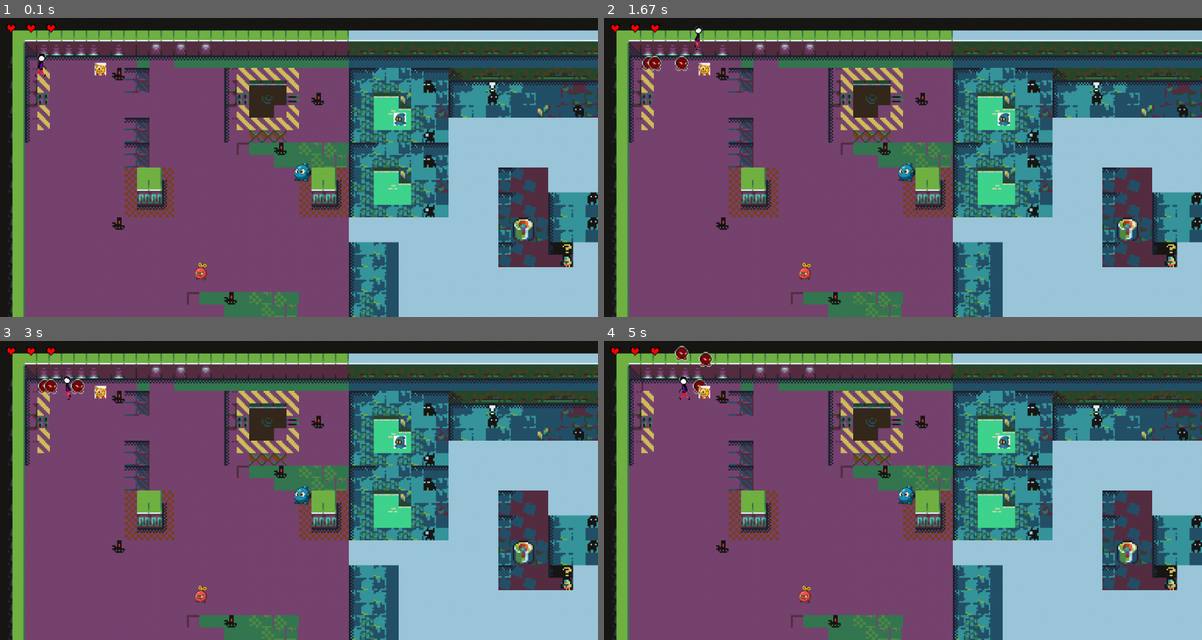
Above: before the commit, frames 1-4 (two rows, left to right).
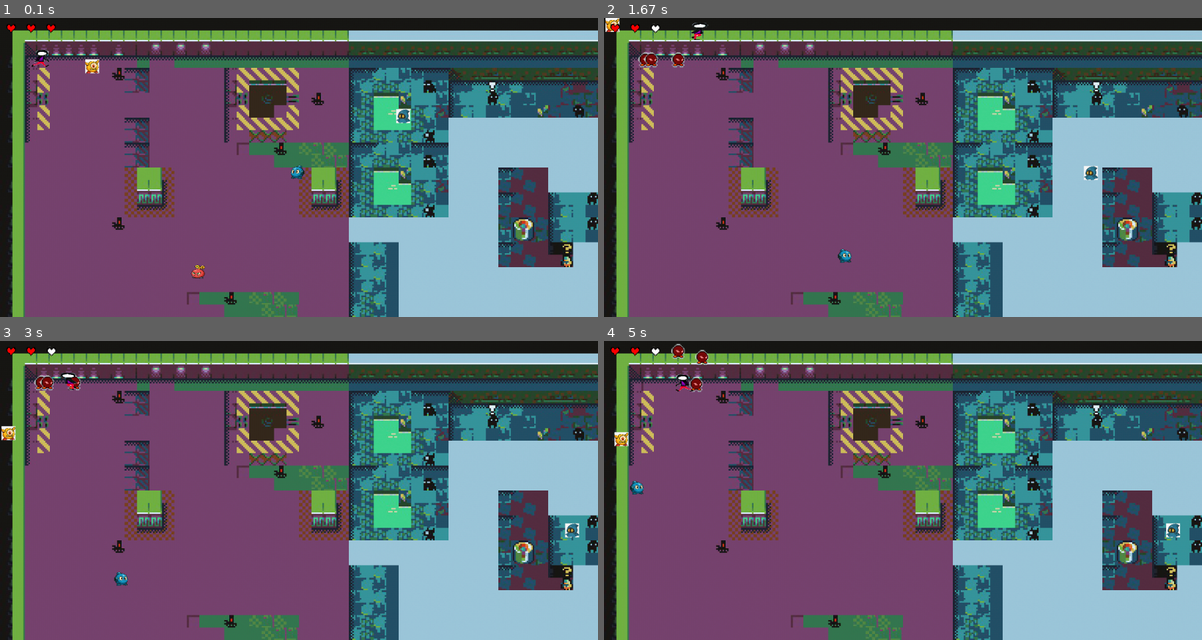
Above: after the commit, the same moments.

Repository: Jeefry465/Proyecto_pygame
Game: pygame game, started from Proyecto Final/juego.py
Same seed, same stepped clock (60 frames per second), same inputs: the game is played once before the commit and once after it.
Inputs:
- Up to frame 1 (0.1 s): no input
- Up to frame 2 (1.67 s): tap Space at 0.33, 0.73, 1.03, 1.23, 1.57 s; hold D 0.67-1.13 s; hold W 1.17-1.47 s; hold D from 1.5 s (still down)
- Up to frame 3 (3 s): tap Space at 1.87, 2.07, 2.37, 2.63, 2.97 s; release D at 1.97 s; hold A 2-2.53 s; hold S 2.57-2.87 s; hold A from 2.9 s (still down)
- Up to frame 4 (5 s): tap Space at 3.27, 3.4, 3.8, 4.1, 4.47, 4.87 s; release A at 3.3 s; hold W 3.33-3.7 s; hold D 3.73-4.37 s; hold S 4.4-4.77 s; hold A from 4.8 s (still down)

The runs differ from the first frame. In frame 1, 0.7% of the frame differs, in the area x 5-69%, y 10-88%; in frame 2, 1.1%; in frame 3, 1.1%; in frame 4, 1.2%, in the area x 1-97%, y 0-88%.

Commit message:
Game over

Diff:
--- a/Proyecto Final/bomberman.py
+++ b/Proyecto Final/bomberman.py
@@ -8,7 +8,7 @@
     def __init__(self, x, y, animacion_jugador,energia, tipo):
         self.energia = energia
         self.vivo = True
-        self.player = pygame.Rect(0, 0, 20, 20)
+        self.player = pygame.Rect(x, y, ANCHO_PERSONAJE, ALTO_PERSONAJE) # Crea un rectángulo que representa al jugador con su posición inicial y tamaño
         self.player.center = (x,y)
         self.animacion_jugador = animacion_jugador
         #inicializa el frame del jugador en 1
@@ -35,10 +35,10 @@
         self.player.y = self.player.y + eje_y
 
         # Calcula la posición de la pantalla en función de la posición del jugador
-        if self.tipo == 'jugador':
-            self.player.x = max(0, min(self.player.x, COLUMNAS * TAMANO_CUADRICULA - self.player.width)) # Limita la posición x del jugador para que no salga de los límites del mapa
-            self.player.y = max(0, min(self.player.y, FILAS * TAMANO_CUADRICULA - self.player.height)) # Limita la posición y del jugador para que no salga de los límites del mapa
-        return posicion_pantalla # Devuelve la posición de la pantalla, que en este caso es (0, 0) ya que no se está desplazando la pantalla
+
+        self.player.x = max(0, min(self.player.x, COLUMNAS * TAMANO_CUADRICULA - self.player.width)) # Limita la posición x del jugador para que no salga de los límites del mapa
+        self.player.y = max(0, min(self.player.y, FILAS * TAMANO_CUADRICULA - self.player.height)) # Limita la posición y del jugador para que no salga de los límites del mapa
+
 
     # Actualiza la imagen del jugador
     def actualizar(self):
@@ -57,6 +57,30 @@
         if self.frame >= len(self.animacion_jugador):
             self.frame = 0
 
+
+    def mover_automatico(self):
+        # Solo para enemigos
+        if self.tipo == 'enemigo':
+            # Movimiento aleatorio: cambia de dirección cada cierto tiempo
+            if not hasattr(self, 'contador'):
+                self.contador = 0
+                self.direccion = random.choice(['arriba', 'abajo', 'izquierda', 'derecha'])
+            self.contador += 1
+            if self.contador > 60:  # Cambia de dirección cada 60 frames
+                self.direccion = random.choice(['arriba', 'abajo', 'izquierda', 'derecha'])
+                self.contador = 0
+
+            dx, dy = 0, 0
+            if self.direccion == 'arriba':
+                dy = -VELOCIDAD_JUGADOR
+            elif self.direccion == 'abajo':
+                dy = VELOCIDAD_JUGADOR
+            elif self.direccion == 'izquierda':
+                dx = -VELOCIDAD_JUGADOR
+            elif self.direccion == 'derecha':
+                dx = VELOCIDAD_JUGADOR
+
+            self.movimiento(dx, dy)
 
 
 
--- a/Proyecto Final/constantes.py
+++ b/Proyecto Final/constantes.py
@@ -22,3 +22,7 @@
 LIMITE_PANTALLA = 15
 #TAMAÑO DE LA BOMBA
 TAMANO_BOMBA = 1.5
+
+ANCHO_PERSONAJE = 35
+ALTO_PERSONAJE = 35
+TAMANO_ENEMIGO = 28
--- a/Proyecto Final/juego.py
+++ b/Proyecto Final/juego.py
@@ -6,6 +6,14 @@
 from mundo import Mundo
 import csv
 
+def mostrar_game_over(ventana):
+    game_over_fuente = pygame.font.SysFont(None, 80)
+    game_over_texto = game_over_fuente.render("GAME OVER", True, (255, 0, 0)) # Renderiza el texto "GAME OVER" en rojo
+    ventana.fill((0, 0, 0)) # Rellena la ventana
+    ventana.blit(game_over_texto, (ventana.get_width() // 2 - game_over_texto.get_width() // 2, ventana.get_height() // 2 - game_over_texto.get_height() // 2)) # Centra el texto en la ventana
+
+    pygame.display.update() # Actualiza la pantalla para mostrar el texto
+
 #Funcion que ayuda a ajustar el tamaño de las imagenes
 def tamano_imagenes(imagen,tamano):
     ancho = imagen.get_width()
@@ -50,7 +58,7 @@
 
     for i in range(1,7):
         img = pygame.image.load(f"Proyecto Final//Recursos//Imagenes_personaje//imagen{i}.png")
-        img = tamano_imagenes(img, TAMANO)
+        img = pygame.transform.scale(img, (ANCHO_PERSONAJE, ALTO_PERSONAJE)) # Ajusta el tamaño de la imagen al tamaño del personaje
 
         animacion_jugador.append(img)
 
@@ -72,7 +80,7 @@
             try: # Intenta cargar la imagen
                 imagen_enemigo = pygame.image.load(ruta_imagen).convert_alpha() # Convierte la imagen para que sea compatible con Pygame
                 # Ajusta el tamaño de la imagen al tamaño del enemigo
-                imagen_enemigo = tamano_imagenes(imagen_enemigo, TAMANO_ENEMIGO)
+                imagen_enemigo = pygame.transform.scale(imagen_enemigo, (TAMANO_ENEMIGO, TAMANO_ENEMIGO)) # Ajusta el tamaño de la imagen al tamaño del enemigo
                 lista_temporal.append(imagen_enemigo)
             except Exception as e: # Si ocurre un error al cargar la imagen, imprime un mensaje de error
                 # Manejo de errores al cargar la imagen
@@ -97,7 +105,7 @@
         mundo_data.append(filas) # Añadir la fila a la matriz
 
     #Cargar el archivo que contine el nivel
-    with open("Proyecto Final//Recursos//Niveles//Mapa1.csv", newline='') as csvfile:
+    with open("Proyecto Final//Recursos//Niveles//Mapa1.1.csv", newline='') as csvfile:
         reader = csv.reader(csvfile, delimiter = ';') # Lea el archivo CSV
         for x, fila in enumerate(reader): # Recorre cada fila del archivo CSV
             if x < FILAS: # Asegúrese de que no exceda el número de filas
@@ -154,124 +162,105 @@
 
     bombas = []
 
+    game_over = False # Variable para controlar el estado del juego
+
     # Bucle principal
     while True:
-
-        # Controlar la velocidad de fotogramas
-        reloj.tick(FPS)
-
-        #Movimiento del jugador
-        eje_x = 0
-        eje_y = 0
-
-        if mover_derecha == True:
-            eje_x = VELOCIDAD_JUGADOR
-
-        if mover_izquierda == True:
-            eje_x = -VELOCIDAD_JUGADOR
-
-        if mover_arriba == True:
-            eje_y = -VELOCIDAD_JUGADOR
-
-        if mover_abajo == True:
-            eje_y = VELOCIDAD_JUGADOR
-
-
-        # Actualizar el jugador
-        jugador.actualizar()
-
-        #Desplazar el jugador en la pantalla
-        desplazamiento_x = jugador.player.x - ventana.get_width() // 2 # Calcula el desplazamiento en el eje x
-        desplazamiento_y = jugador.player.y - ventana.get_height() // 2 # Calcula el desplazamiento en el eje y
-
-        # Limitar el desplazamiento para que no se salga del mundo
-        maximo_desplazamiento_x = (COLUMNAS * TAMANO_CUADRICULA) - ventana.get_width()
-        maximo_desplazamiento_y = (FILAS * TAMANO_CUADRICULA) - ventana.get_height()
-        maximo_desplazamiento_x = max(0, maximo_desplazamiento_x)
-        maximo_desplazamiento_y = max(0, maximo_desplazamiento_y)
-        desplazamiento_x = max(0, min(desplazamiento_x, maximo_desplazamiento_x))
-        desplazamiento_y = max(0, min(desplazamiento_y, maximo_desplazamiento_y))
-
-        #Actualizar enemigo
-        for enemi in lista_enemigos:
-            enemi.actualizar()
-
-
-
-        #hacer mover al jugador
-        posicion_pantalla = jugador.movimiento(eje_x, eje_y)
-
         for evento in pygame.event.get():
             if evento.type == pygame.QUIT:
                 pygame.quit()
                 sys.exit()
-
-            #Se crea un evento el cual si apretamos una tecla va hacer un movimiento
-            if evento.type == pygame.KEYDOWN:
-
-                if evento.key == pygame.K_a:
-                    mover_izquierda = True
-
-                if evento.key == pygame.K_d:
-                    mover_derecha = True
-
-                if evento.key == pygame.K_w:
-                    mover_arriba = True
-
-                if evento.key == pygame.K_s:
-                    mover_abajo = True
-            #Se crea un evento el cual si soltamos una tecla va dejar de moverse
-            if evento.type == pygame.KEYUP:
-
-                if evento.key == pygame.K_a:
-                    mover_izquierda = False
-
-                if evento.key == pygame.K_d:
-                    mover_derecha = False
-
-                if evento.key == pygame.K_w:
-                    mover_arriba = False
-
-                if evento.key == pygame.K_s:
-                    mover_abajo = False
-
-            if evento.type == pygame.KEYDOWN:
-
-                if evento.key == pygame.K_SPACE:
-                    # Verificar si el jugador puede colocar más bombas
-                    if len(bombas) < MAX_BOMBAS:
-                        bombas.append(Bomba(jugador.player.x, jugador.player.y, imagen_bomba, imagen_explosion, imagen_bomba_final)) # Añadir una nueva bomba a la lista de bombas
-
-        # Llenar la pantalla con un color
-        ventana.fill(BLANCO)
-
-        #Dibujar lines guias del grid
-        dibujar_cuadricula()
-
-        # Dibujar el mundo
-        mundo.dibujar_mundo(ventana, desplazamiento_x, desplazamiento_y)
-        # Actualizar el mundo con el desplazamiento
-
-        nuevas_bombas = []
-        # Actualizar y dibujar bombas
-        for bomba in bombas:
-            eliminar = bomba.actualizar(lista_enemigos)
-            bomba.dibujar(ventana, desplazamiento_x, desplazamiento_y)
-            if not eliminar:
-                nuevas_bombas.append(bomba)
-        bombas = nuevas_bombas
-
-
-        # Dibujar el jugador
-        jugador.dibujar(ventana, desplazamiento_x, desplazamiento_y) # Dibuja el jugador en la ventana con el desplazamiento calculado
-
-        # Dibujar enemigo
-        for enemi in lista_enemigos:
-            enemi.dibujar(ventana, desplazamiento_x, desplazamiento_y) # Dibuja cada enemigo en la ventana con el desplazamiento calculado
-
-        # Dibujar la barra de vida del jugador
-        vida_jugador()
-
-
-        # Actualizar la pantalla
-        pygame.display.update()
+            # Eventos de teclado solo si el juego NO ha terminado
+            if not game_over:
+                if evento.type == pygame.KEYDOWN:
+                    if evento.key == pygame.K_a:
+                        mover_izquierda = True
+                    if evento.key == pygame.K_d:
+                        mover_derecha = True
+                    if evento.key == pygame.K_w:
+                        mover_arriba = True
+                    if evento.key == pygame.K_s:
+                        mover_abajo = True
+                if evento.type == pygame.KEYUP:
+                    if evento.key == pygame.K_a:
+                        mover_izquierda = False
+                    if evento.key == pygame.K_d:
+                        mover_derecha = False
+                    if evento.key == pygame.K_w:
+                        mover_arriba = False
+                    if evento.key == pygame.K_s:
+                        mover_abajo = False
+                if evento.type == pygame.KEYDOWN:
+                    if evento.key == pygame.K_SPACE:
+                        if len(bombas) < MAX_BOMBAS:
+                            bombas.append(Bomba(jugador.player.x, jugador.player.y, imagen_bomba, imagen_explosion, imagen_bomba_final))
+
+        if not game_over:
+            # Controlar la velocidad de fotogramas
+            reloj.tick(FPS)
+
+            # Movimiento del jugador
+            eje_x = 0
+            eje_y = 0
+            if mover_derecha:
+                eje_x = VELOCIDAD_JUGADOR
+            if mover_izquierda:
+                eje_x = -VELOCIDAD_JUGADOR
+            if mover_arriba:
+                eje_y = -VELOCIDAD_JUGADOR
+            if mover_abajo:
+                eje_y = VELOCIDAD_JUGADOR
+
+            jugador.actualizar()
+
+            desplazamiento_x = jugador.player.x - ventana.get_width() // 2
+            desplazamiento_y = jugador.player.y - ventana.get_height() // 2
+            maximo_desplazamiento_x = (COLUMNAS * TAMANO_CUADRICULA) - ventana.get_width()
+            maximo_desplazamiento_y = (FILAS * TAMANO_CUADRICULA) - ventana.get_height()
+            maximo_desplazamiento_x = max(0, maximo_desplazamiento_x)
+            maximo_desplazamiento_y = max(0, maximo_desplazamiento_y)
+            desplazamiento_x = max(0, min(desplazamiento_x, maximo_desplazamiento_x))
+            desplazamiento_y = max(0, min(desplazamiento_y, maximo_desplazamiento_y))
+
+            for enemi in lista_enemigos:
+                enemi.actualizar()
+
+            posicion_pantalla = jugador.movimiento(eje_x, eje_y)
+
+            # Llenar la pantalla con un color
+            ventana.fill(BLANCO)
+            dibujar_cuadricula()
+            mundo.dibujar_mundo(ventana, desplazamiento_x, desplazamiento_y)
+
+            nuevas_bombas = []
+            for bomba in bombas:
+                eliminar = bomba.actualizar(lista_enemigos)
+                bomba.dibujar(ventana, desplazamiento_x, desplazamiento_y)
+                if not eliminar:
+                    nuevas_bombas.append(bomba)
+            bombas = nuevas_bombas
+
+            jugador.dibujar(ventana, desplazamiento_x, desplazamiento_y)
+            for enemi in lista_enemigos:
+                enemi.dibujar(ventana, desplazamiento_x, desplazamiento_y)
+
+            for enemi in lista_enemigos:
+                enemi.mover_automatico()
+                enemi.actualizar()
+
+            # Comprobar colisiones entre el jugador y los enemigos
+            for enemi in lista_enemigos:
+                if jugador.player.colliderect(enemi.player):
+                    jugador.energia -= 1
+
+            # Comprobar si el jugador ha muerto
+            if jugador.energia <= 0:
+                game_over = True
+
+            vida_jugador()
+            pygame.display.update()
+
+        else:
+            mostrar_game_over(ventana)
+            # Espera a que el usuario cierre la ventana
+            # (ya se procesan eventos arriba, así que aquí solo se muestra la pantalla)
Binary file changed: Proyecto Final/Recursos/Imagenes Mapa/mapa_206.png
Renamed: Proyecto Final/Recursos/Niveles/Mapa1.csv -> Proyecto Final/Recursos/Niveles/Mapa1.1.csv
